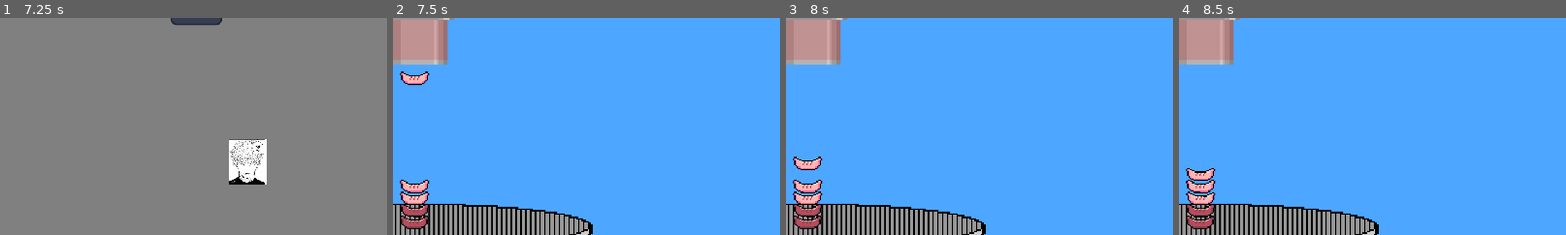
Above: before the commit, frames 1-4 (left to right).
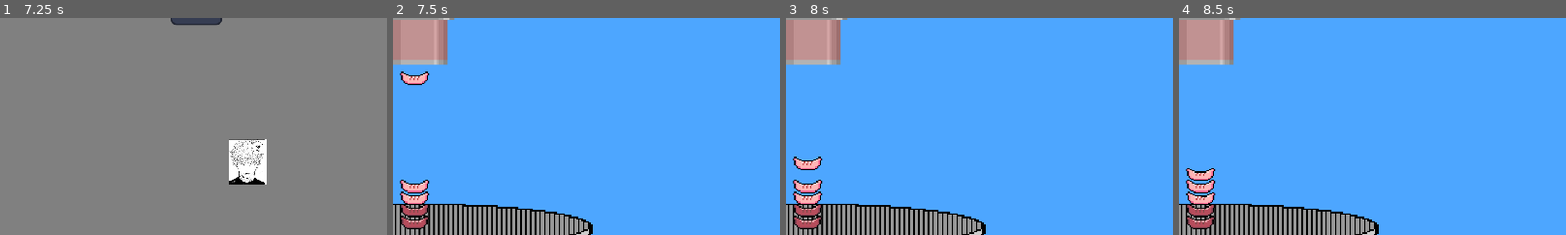
Above: after the commit, the same moments.

Repository: CrazyKamel/bbqJam
Game: Godot game, scene res://src/main.tscn
The game is run twice, just before and just after one commit, with the same random seed, the same clock (stepped at 60 frames per second) and the same inputs. The engine's default icon, where the game draws it, is replaced by a stand-in: a white triangle on a blue panel in a dark square.
Inputs (mouse positions are % of the whole screen's width and height, from its top left):
- Up to frame 1 (7.25 s): click "START" at 0.5 s; tap Enter at 1.25, 5.75 s; move the mouse to (72, 45) at 1.27 s; hold Space (space) 1.28-2.03 s; click (72, 45) at 1.42 s; move the mouse to (30, 55) at 2.02 s; tap Tab at 2.1, 5.85 s; click (30, 55) at 2.17 s; click (21, 10) at 2.75 s; click (21, 10) at 3.5 s; click (21, 10) at 4.25 s; move the mouse to (21, 64) at 5.02 s; hold Space (space) 5.03-5.78 s; click (21, 64) at 5.17 s; move the mouse to (21, 61) at 5.77 s; click (21, 61) at 5.92 s; move the mouse to (80, 65) at 6.52 s; hold Space (space) from 6.53 s (still down); click (80, 65) at 6.67 s
- Up to frame 2 (7.5 s): move the mouse to (20, 35) at 7.27 s; release Space (space) at 7.28 s; tap Tab at 7.35 s; click (20, 35) at 7.42 s
- Up to frame 3 (8 s): no input
- Up to frame 4 (8.5 s): move the mouse to (21, 58) at 8.02 s; hold Space (space) from 8.03 s (still down); click (21, 58) at 8.17 s
The pictures show only the part of the screen within x 18-68%, y 17-67%; the shares and areas given below are measured in that part.

Frame 1 is identical in both runs. In frame 2, less than 0.1% of the frame differs, in the area x 2-9%, y 75-97%; in frame 3, less than 0.1%; in frame 4, less than 0.1%.

Commit message:
add sausage destruction

Diff:
--- a/src/Minigame/Scenes/Sausage.tscn
+++ b/src/Minigame/Scenes/Sausage.tscn
@@ -62,6 +62,7 @@
 collision_layer = 7
 collision_mask = 3
 input_pickable = true
+can_sleep = false
 freeze_mode = 1
 continuous_cd = 1
 script = ExtResource("1_lbmo5")
--- a/src/Minigame/Scripts/Minigame.gd
+++ b/src/Minigame/Scripts/Minigame.gd
@@ -12,7 +12,6 @@
 	object.clicked.connect(_on_pickable_clicked)
 
 func _on_pickable_clicked(object):
-	print("Un truc")
 	if !held_object:
 		object.pickup()
 		held_object = object
--- a/src/Minigame/Scripts/Sausage.gd
+++ b/src/Minigame/Scripts/Sausage.gd
@@ -35,6 +35,9 @@
 				state = 3
 				print("Sausage burnt!")
 				$AnimatedSprite2D.animation = "Burnt"
+		3:
+			if ( time_cooking >= 25 ):
+				queue_free()
 
 func _on_input_event(viewport, event, shape_idx):
 	if event is InputEventMouseButton and event.button_index == MOUSE_BUTTON_LEFT:
